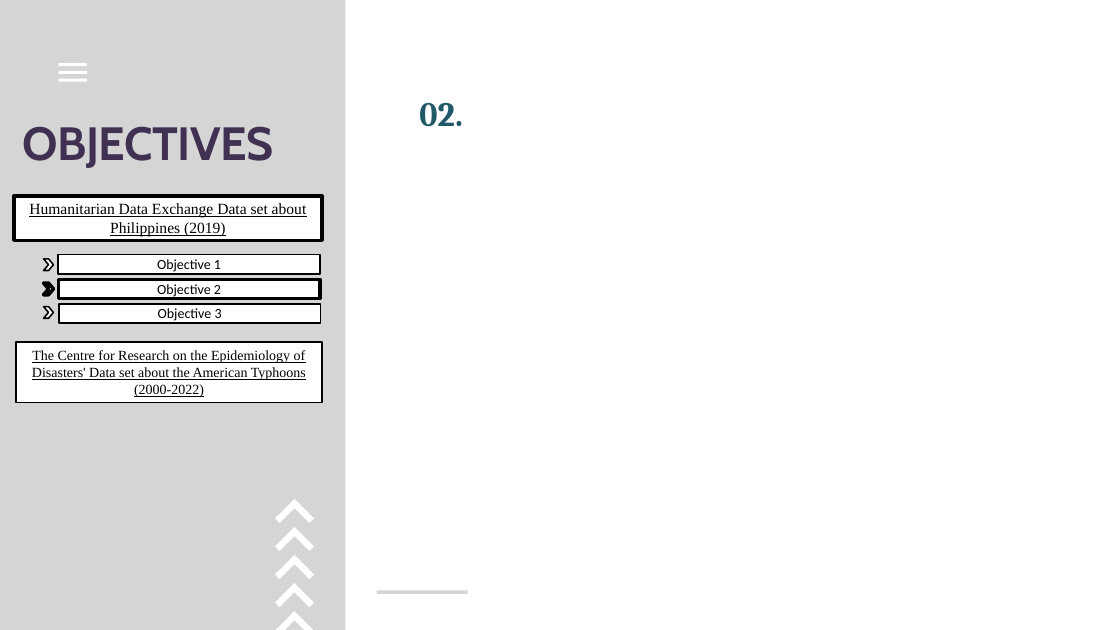
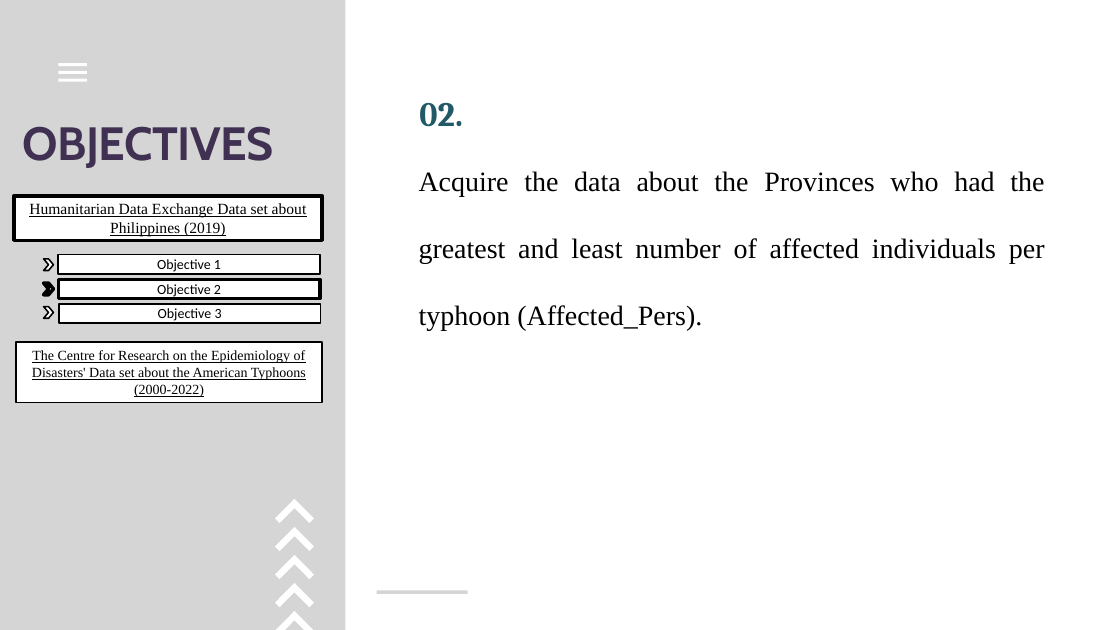
Before and after one commit to GEA960/ITBA-3207_TeamTyphoonAnalysts, a slide deck: slide 11 of Final PPT Template.pptx. Drawn at 1120x630 pixels with LibreOffice and Linux fonts; fonts in the diff are those of the drawing. Boxes give left, top, right and bottom in pixels: in the first picture for what was removed or moved away, otherwise in the second. Text is boxed around its words. In the diff, an @@ line names an element or a change of style, - is before the commit and + after.

```diff
--- a/Final PPT Template.pptx
+++ b/Final PPT Template.pptx
@@ text added at (419,171,1045,331), 36 pt, text #000000 @@
+Acquire the data about the Provinces who had the greatest and least number of affected individuals per typhoon (Affected_Pers).
```
Also in this commit, not shown: 7 other slides changed.
